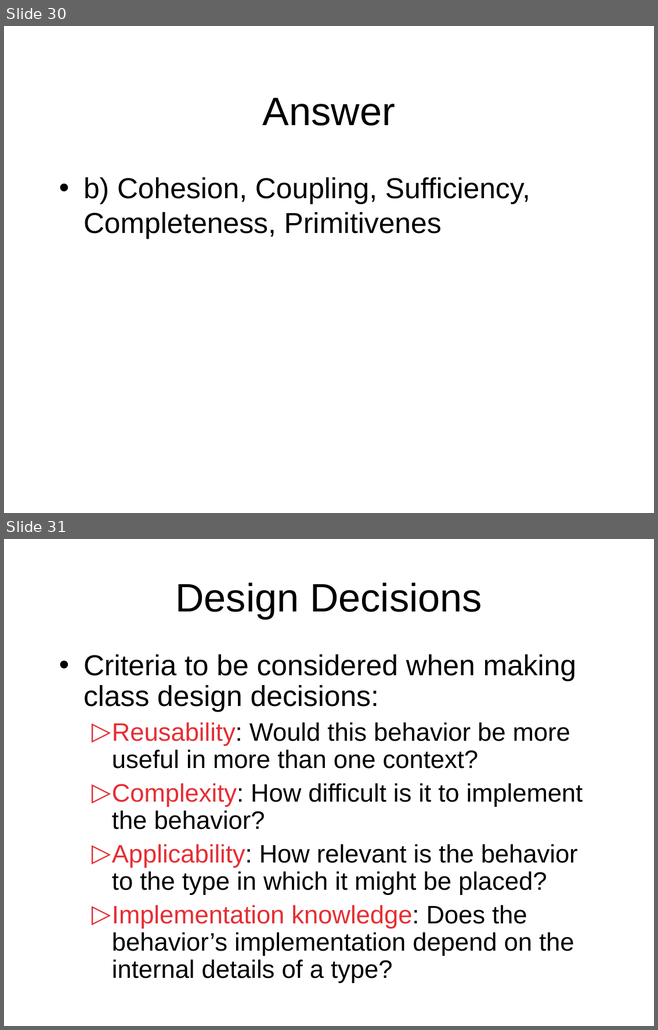
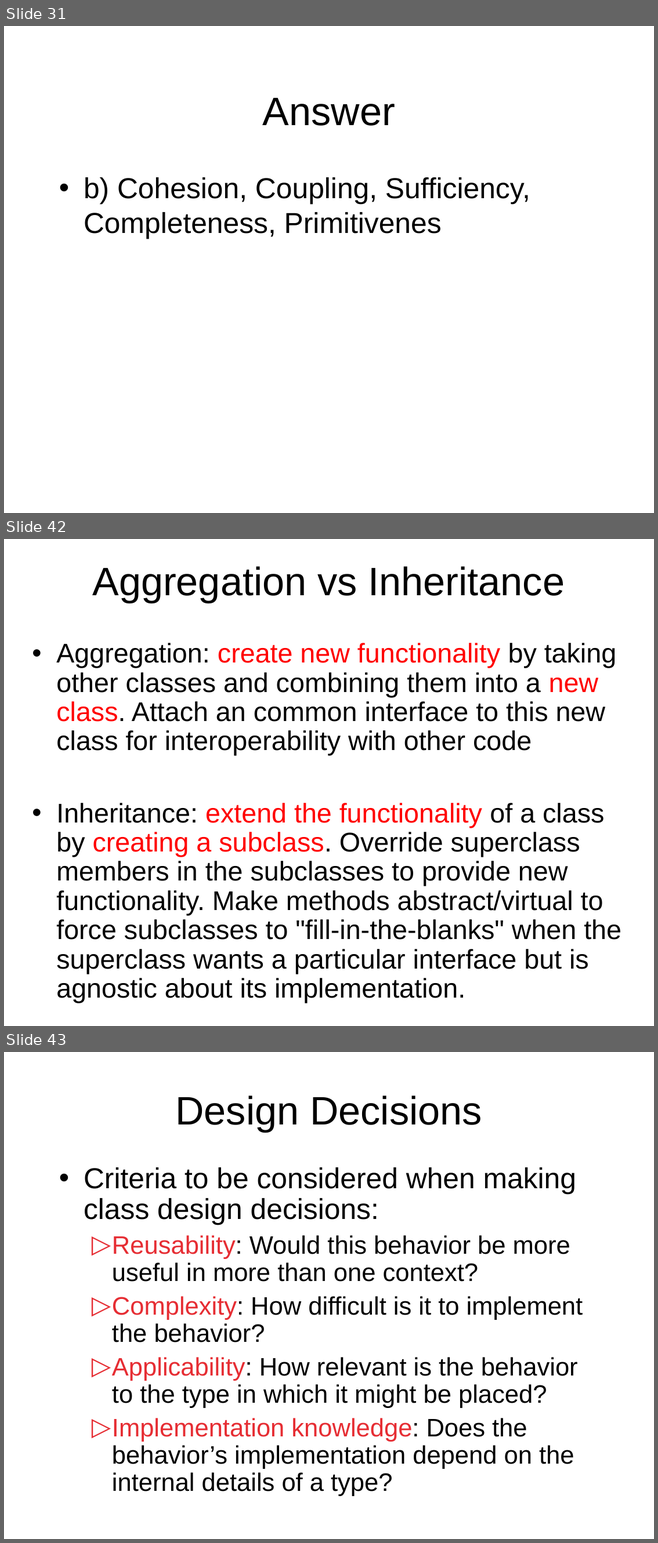
Before and after one commit to octaviordz/zjnu2017.github.io, a slide deck: OOAD/lectures/040--Classes.and.Objects.ppt. Shown one above the other, each under a label of ours: slides 30 and 31 before the commit, slides 31, 42 and 43 after it; the slides between them are not shown. The pictures are 658x1030 and 658x1543 pixels, drawn with LibreOffice and Linux fonts; fonts in the diff are those of the drawing. Boxes give left, top, right and bottom in pixels: in the first picture for what was removed or moved away, otherwise in the second. Text is boxed around its words. In the diff, an @@ line names an element or a change of style, - is before the commit and + after.

```diff
--- a/OOAD/lectures/040--Classes.and.Objects.ppt
+++ b/OOAD/lectures/040--Classes.and.Objects.ppt
@@ slide 42 added at [4, 539, 654, 1026], background #FFFFFF @@
@@ title added at [92, 566, 564, 602], 44 pt, text #000000 @@
+Aggregation vs Inheritance
@@ text added at [56, 643, 621, 1003], 30 pt, text #000000 @@
+• Aggregation: create new functionality by taking other classes and combining them into a new class. Attach an common interface to this new class for interoperability with other code
+• Inheritance: extend the functionality of a class by creating a subclass. Override superclass members in the subclasses to provide new functionality. Make methods abstract/virtual to force subclasses to "fill-in-the-blanks" when the superclass wants a particular interface but is agnostic about its implementation.
@@ what was slide 30 is now slide 31 @@
@@ what was slide 31 is now slide 43 @@
```
Also in this commit, not shown: 11 slides changed, 26 other slides added, 1 other file.
